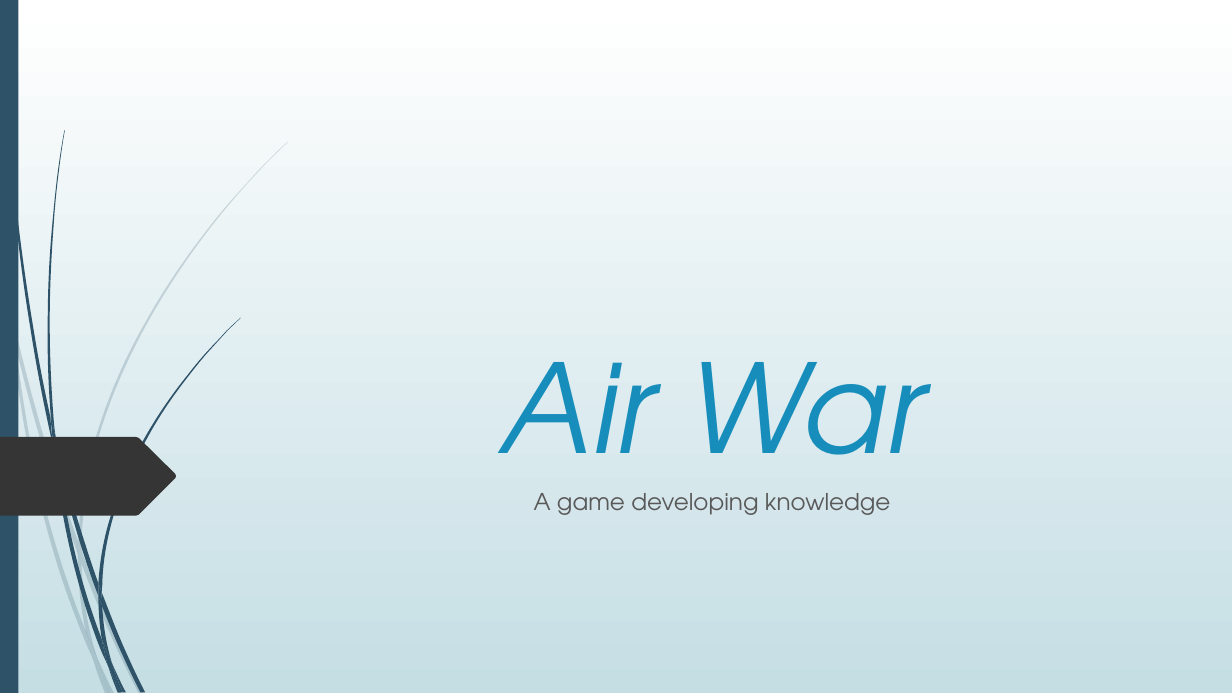
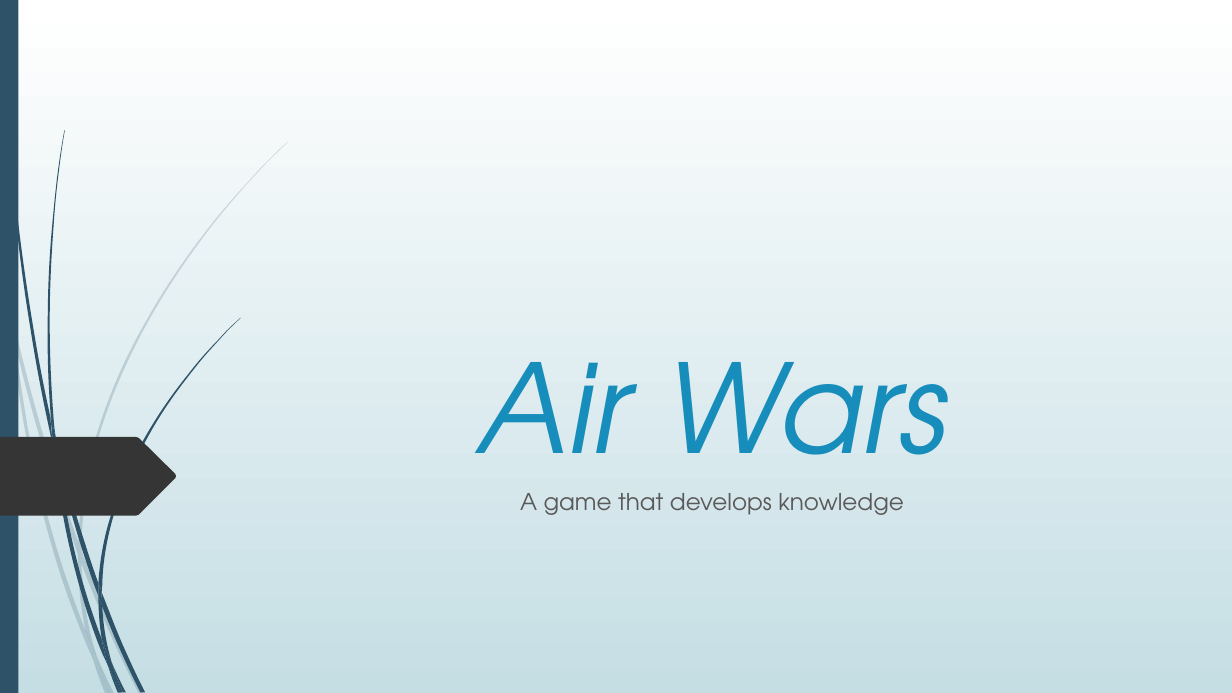
Before and after one commit to boki1/Hack30xTUES-, a slide deck: slide 1 of Hack 30 xTUES presentation.pptx. Drawn at 1232x693 pixels with LibreOffice and Linux fonts; fonts in the diff are those of the drawing. Boxes give left, top, right and bottom in pixels: in the first picture for what was removed or moved away, otherwise in the second. Text is boxed around its words. In the diff, an @@ line names an element or a change of style, - is before the commit and + after.

```diff
--- a/Hack 30 xTUES presentation.pptx
+++ b/Hack 30 xTUES presentation.pptx
@@ title at <box>477,362,947,509</box>: text changed @@
-Air War
+Air Wars
@@ subtitle at <box>520,493,904,515</box>: text changed @@
-A game developing knowledge
+A game that develops knowledge
```
Also in this commit, not shown: 3 other slides changed, 6 slides added, 1 slide removed.
